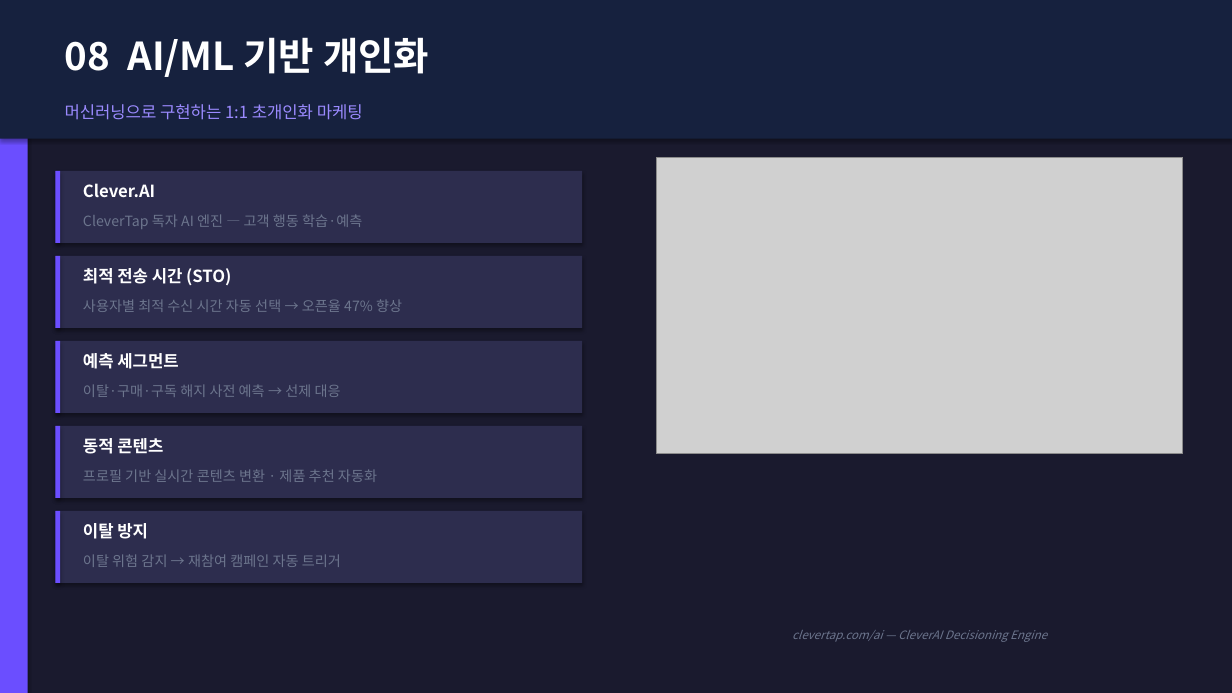
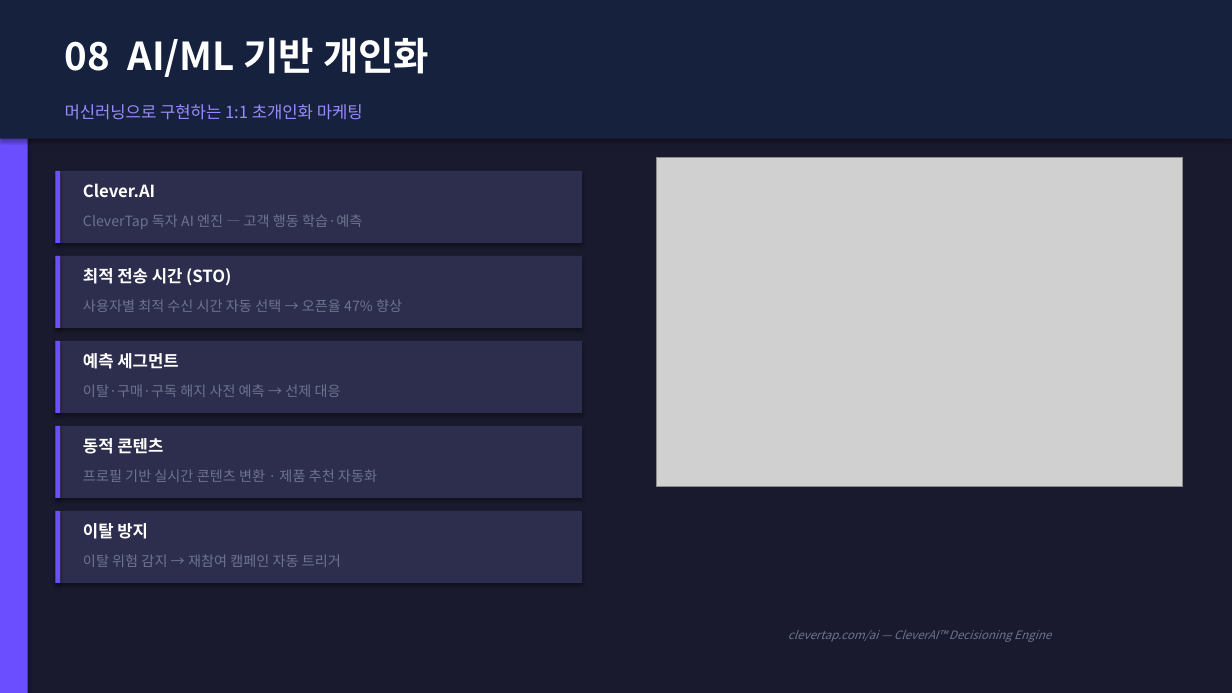
Before and after one commit to redskio/pepper, a slide deck: slide 10 of output/clevertap_proposal_kr_v5.pptx. Drawn at 1232x693 pixels with LibreOffice and Linux fonts; fonts in the diff are those of the drawing; grey boxes stand for pictures. Boxes give left, top, right and bottom in pixels: in the first picture for what was removed or moved away, otherwise in the second. Text is boxed around its words. In the diff, an @@ line names an element or a change of style, - is before the commit and + after.

```diff
--- a/output/clevertap_proposal_kr_v5.pptx
+++ b/output/clevertap_proposal_kr_v5.pptx
@@ picture: place and size @@
-picture at box(656, 157, 1183, 454)
+picture at box(656, 157, 1183, 486)
@@ text at box(788, 630, 1051, 642): text changed @@
-clevertap.com/ai — CleverAI Decisioning Engine
+clevertap.com/ai — CleverAI™ Decisioning Engine
```
Also in this commit, not shown: 9 other slides changed, 4 other files.
